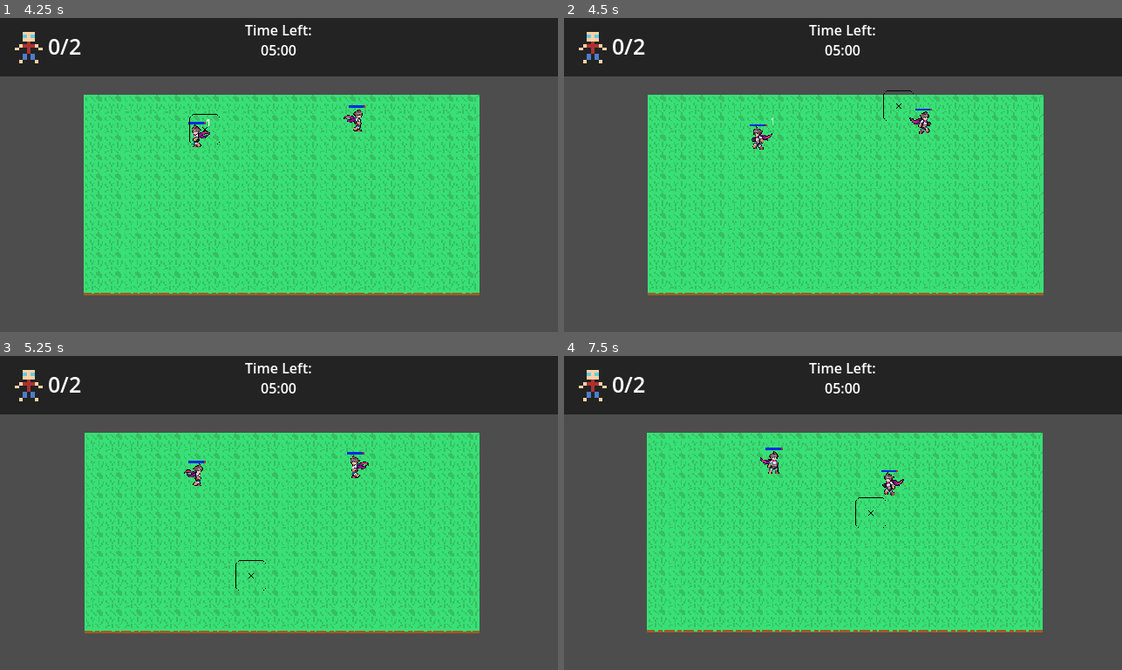
Above: before the commit, frames 1-4 (two rows, left to right).
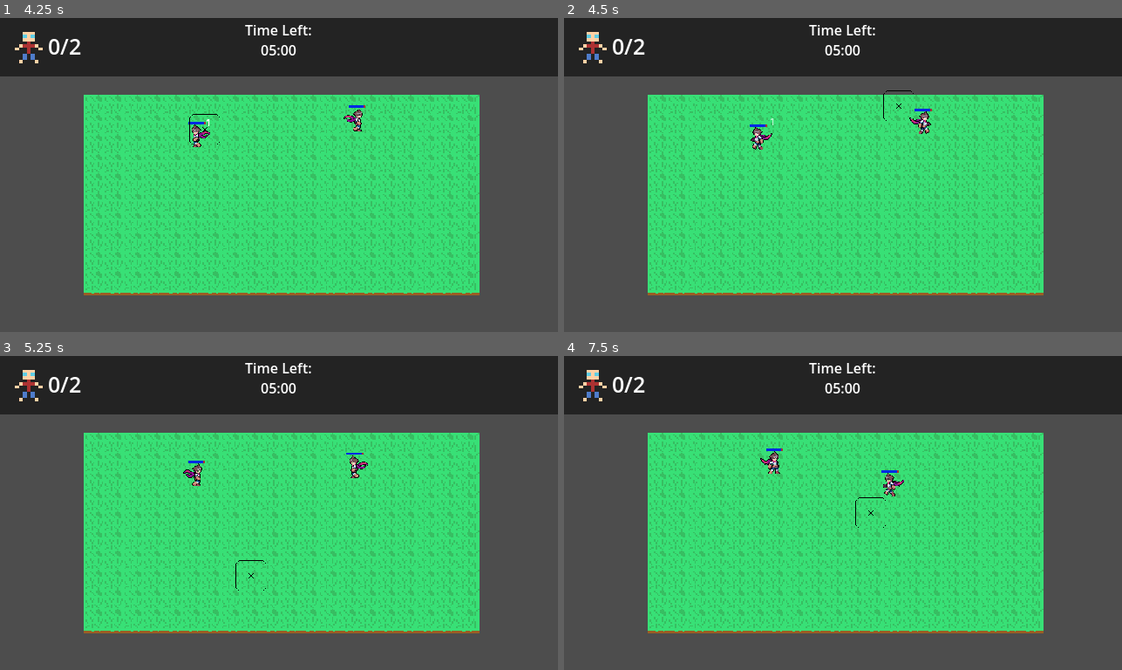
Above: after the commit, the same moments.

Repository: ottercorporationofficial-afk/Abduction
Game: Godot game, scene res://src/main.tscn
Two runs of this game, one before a commit and one after it. Both use one fixed random seed, a clock stepped at 60 frames per second and the inputs below.
Inputs (mouse positions are in pixels of both pictures, inside the frame that each line leads up to):
- Up to frame 1 (4.25 s): click (507, 313) at 0.5 s; click (401, 313) at 1.25 s; click (172, 121) at 2.02 s; move the mouse to (345, 102) at 2.77 s; click (345, 102) at 2.92 s; move the mouse to (206, 131) at 3.52 s; click (206, 131) at 3.67 s
- Up to frame 2 (4.5 s): move the mouse to (898, 105) at 4.27 s; click (898, 105) at 4.42 s
- Up to frame 3 (5.25 s): move the mouse to (251, 575) at 5.02 s; click (251, 575) at 5.17 s
- Up to frame 4 (7.5 s): move the mouse to (1010, 560) at 5.77 s; click (1010, 560) at 5.92 s; move the mouse to (675, 465) at 6.52 s; click (675, 465) at 6.67 s; move the mouse to (870, 513) at 7.27 s; click (870, 513) at 7.42 s

Frame 1 is identical in both runs. In frame 2, 4.1% of the frame differs, in the area x 15-86%, y 24-88%; in frame 3, 9.3%, in the area x 15-86%, y 24-89%; in frame 4, 9.3%.

Commit message:
added camera shake checks and weapons check if they actually hit anything

Diff:
--- a/Data/LevelData/LevelStorage.gd
+++ b/Data/LevelData/LevelStorage.gd
@@ -17,7 +17,7 @@
 		"id": "desert",
 		"name": "Desert",
 		"cost": 100,
-		"grid_size": Vector2i(20, 15),
+		"grid_size": Vector2i(22, 10),
 		"beings" : ["Human"],
 		"being_amount" : 2,
 		"tile": SANDTILE
--- a/Entities/human.gd
+++ b/Entities/human.gd
@@ -136,9 +136,11 @@
 	animation.stop()
 	animation_player.play("Downed")
 
+func is_alive() -> bool:
+	return not is_dead
+
+
 func abduct():
-	if !is_dead:
-		return
 
 	TweenFX.pop_out(self)
 
--- a/Weapons/weapon_manager.gd
+++ b/Weapons/weapon_manager.gd
@@ -56,7 +56,7 @@
 	if event is InputEventMouseButton and event.pressed:
 		if event.button_index == MOUSE_BUTTON_LEFT:
 			shoot()
-			camera_2d.shake(2.0)
+
 		elif event.button_index == MOUSE_BUTTON_WHEEL_UP:
 			_select_next()
 		elif event.button_index == MOUSE_BUTTON_WHEEL_DOWN:
@@ -78,5 +78,7 @@
 
 	var mouse_pos = get_global_mouse_position()
 
+	var did_hit =  Weaponbehavior._handle_weapon(mouse_pos,weapon)
 
-	Weaponbehavior._handle_weapon(mouse_pos,weapon)
+	if weapon.id == "gun" and did_hit:
+		camera_2d.shake(2.0)
--- a/Weapons/weaponbehavior.gd
+++ b/Weapons/weaponbehavior.gd
@@ -5,9 +5,9 @@
 func _handle_weapon(origin: Vector2, weapon: Weapon):
 	match weapon.id:
 		"gun":
-			_shoot_gun(origin,weapon)
+			return _shoot_gun(origin,weapon)
 		"tractor_beam":
-			_shoot_beam(origin,weapon)
+			return _shoot_beam(origin,weapon)
 
 
 
@@ -25,8 +25,14 @@
 		var collider = hit.collider
 
 		if collider.has_method("take_damage"):
+
+			if collider.has_method("is_alive") and not collider.is_alive():
+				continue
+
 			collider.take_damage(weapon.damage)
+			return true
 
+	return false
 
 func _shoot_beam(origin: Vector2,weapon : Weapon):
 	var space_state = get_world_2d().direct_space_state
@@ -43,3 +49,4 @@
 
 		if collider.has_method("abduct"):
 			collider.abduct()
+	return false
